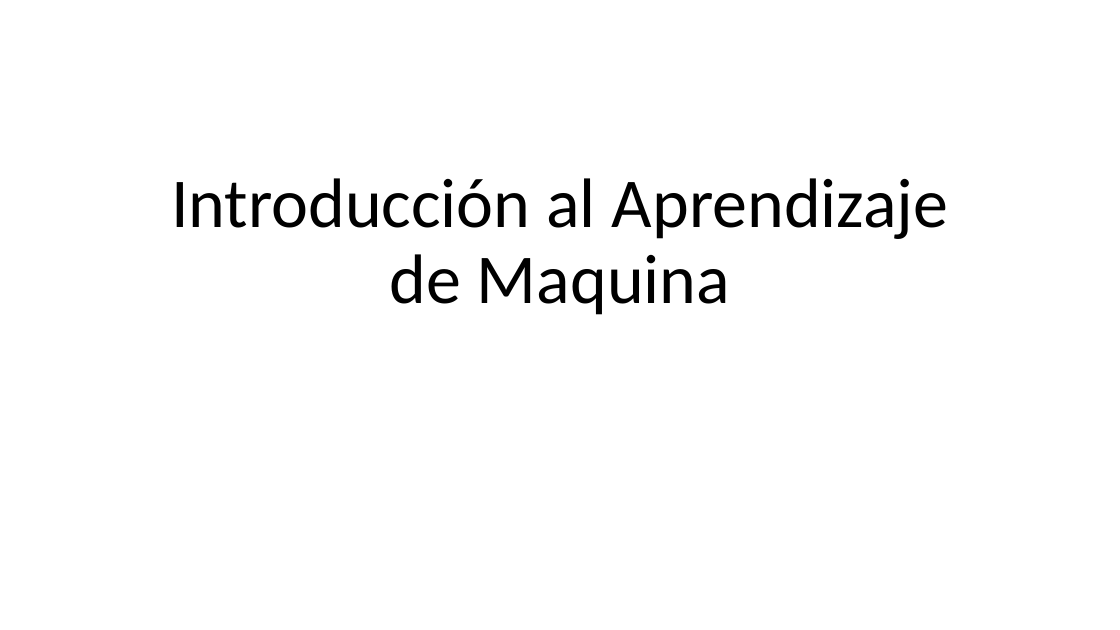
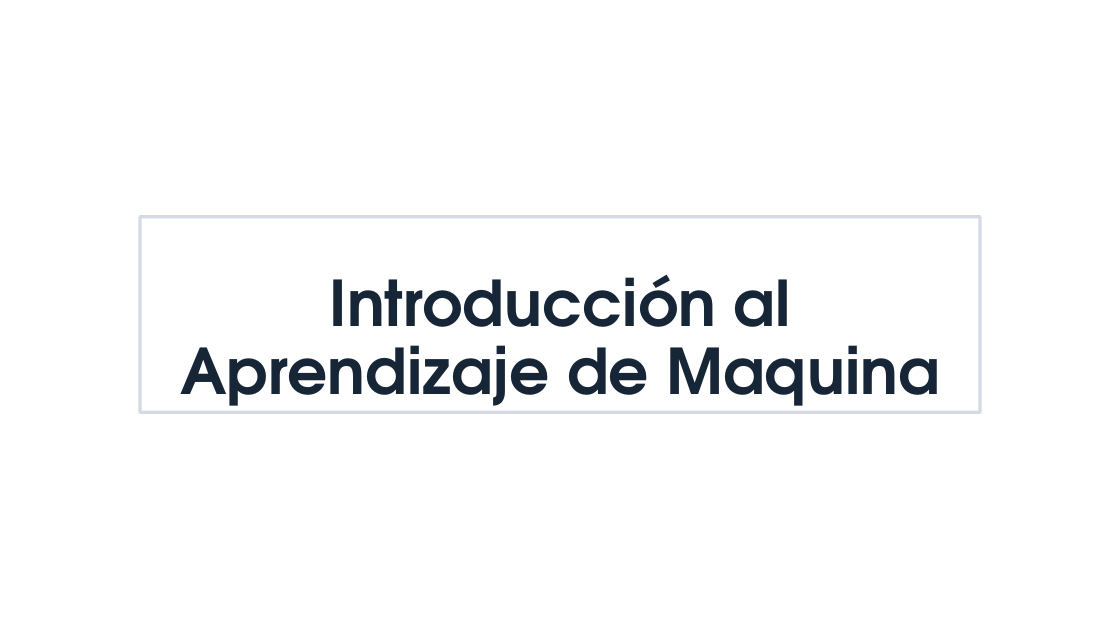
Before and after one commit to 26-jorge-01/ML-Basics, a slide deck: slide 1 of 2. Clasificacion_y_regresion/2-3. Regresion Clasificación, y Metricas.pptx. Drawn at 1120x630 pixels with LibreOffice and Linux fonts; fonts in the diff are those of the drawing; background and template pictures are left out. Boxes give left, top, right and bottom in pixels: in the first picture for what was removed or moved away, otherwise in the second. Text is boxed around its words. In the diff, an @@ line names an element or a change of style, - is before the commit and + after.

```diff
--- a/2. Clasificacion_y_regresion/2-3. Regresion Clasificación, y Metricas.pptx
+++ b/2. Clasificacion_y_regresion/2-3. Regresion Clasificación, y Metricas.pptx
@@ title "Introducción al Aprendizaje de Maquina" resized from (x1=171, y1=178, x2=949, y2=315) to (x1=140, y1=217, x2=981, y2=413) @@
@@ title "Introducción al Aprendizaje de Maquina" at (x1=140, y1=217, x2=981, y2=413): size 60 to 54 pt, font Calibri to TeX Gyre Adventor, text colour #000000 to #172637, bold on; fill none to #FFFFFF; outline none to #061E60 2.75 pt @@
```
Also in this commit, not shown: 27 other slides changed, 2 other files.
